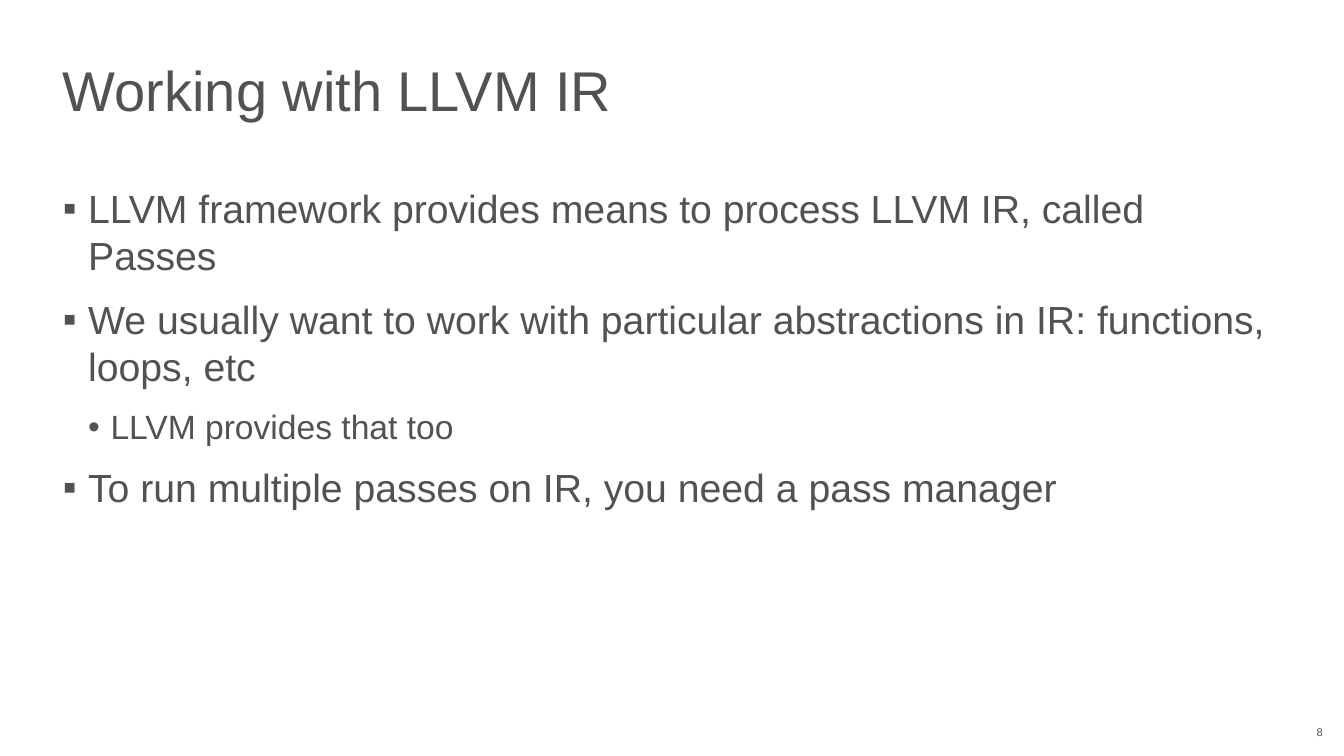
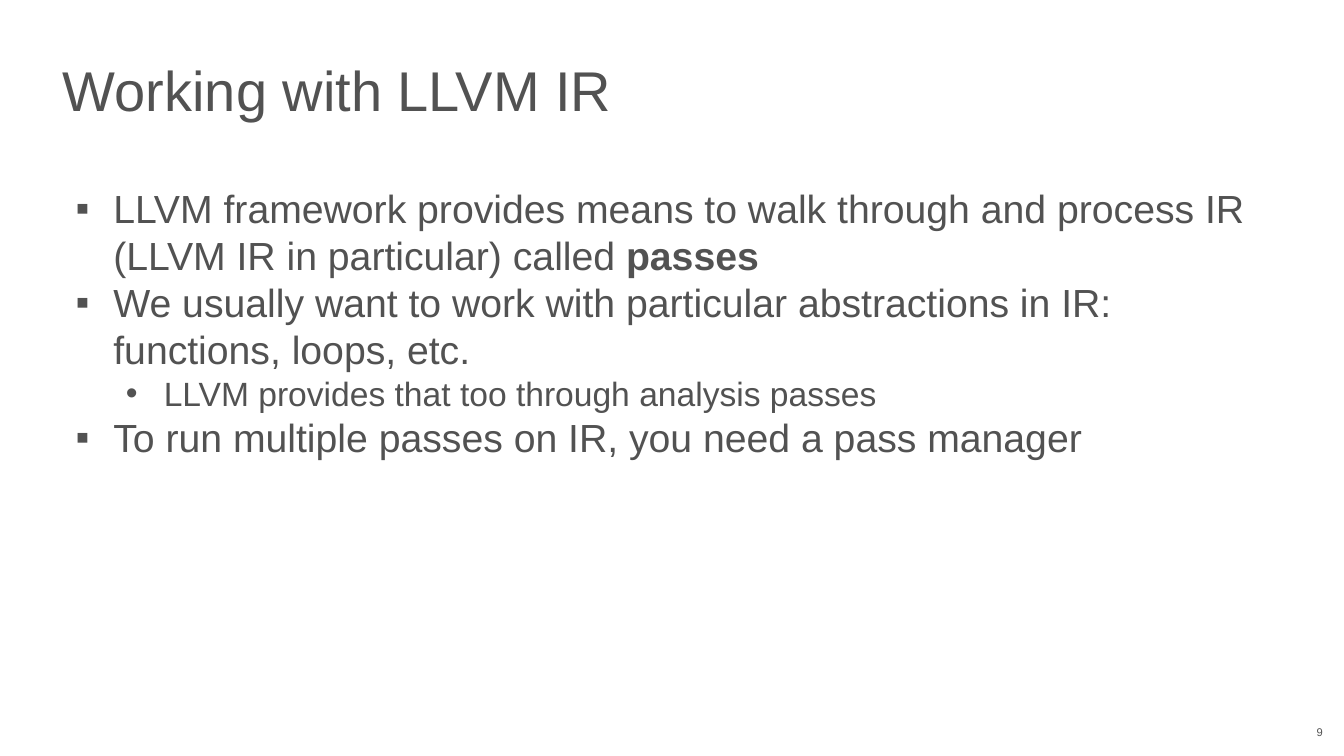
Before and after one commit to NN-complr-tech/Complr-course-lectures, a slide deck: slide 9 of 05-Optimizations-1.pptx (slide 8 before the commit). Drawn at 1344x756 pixels with LibreOffice and Linux fonts; fonts in the diff are those of the drawing. Boxes give left, top, right and bottom in pixels: in the first picture for what was removed or moved away, otherwise in the second. Text is boxed around its words. In the diff, an @@ line names an element or a change of style, - is before the commit and + after.

```diff
--- a/05-Optimizations-1.pptx
+++ b/05-Optimizations-1.pptx
@@ text at bbox=[113, 194, 1244, 413]: text changed @@
-▪ LLVM framework provides means to process LLVM IR, called Passes
-▪ We usually want to work with particular abstractions in IR: functions, loops, etc
-  • LLVM provides that too
+▪ LLVM framework provides means to walk through and process IR (LLVM IR in particular) called passes
+▪ We usually want to work with particular abstractions in IR: functions, loops, etc.
+  • LLVM provides that too through analysis passes
@@ text at bbox=[113, 423, 1082, 460]: indent changed; less space between paragraphs @@
```
Also in this commit, not shown: 22 other slides changed, 3 slides added, 1 slide removed.
